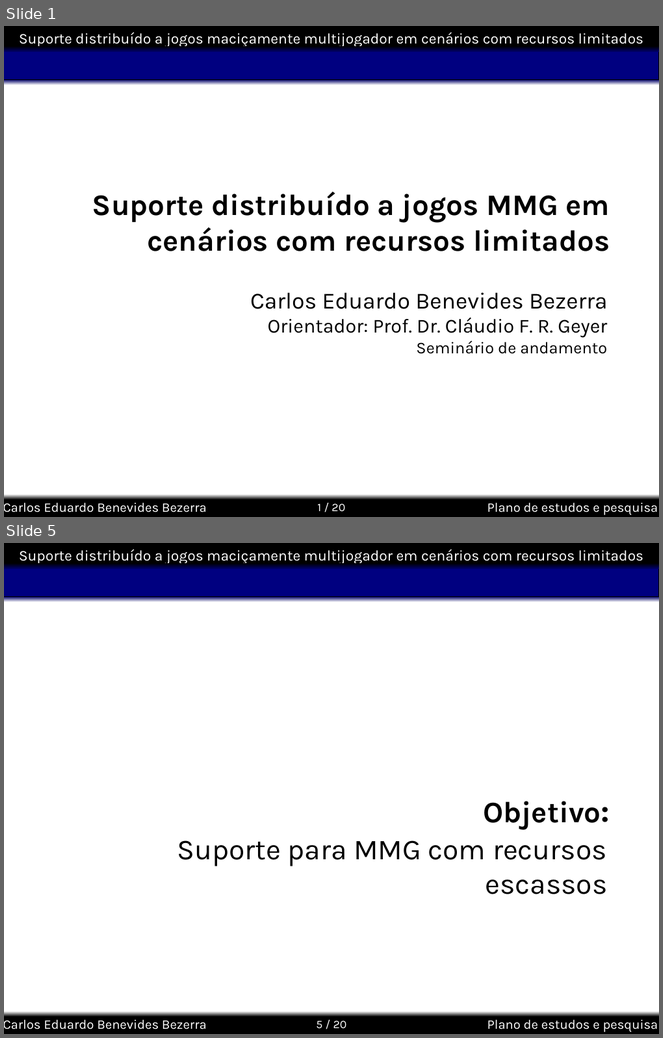
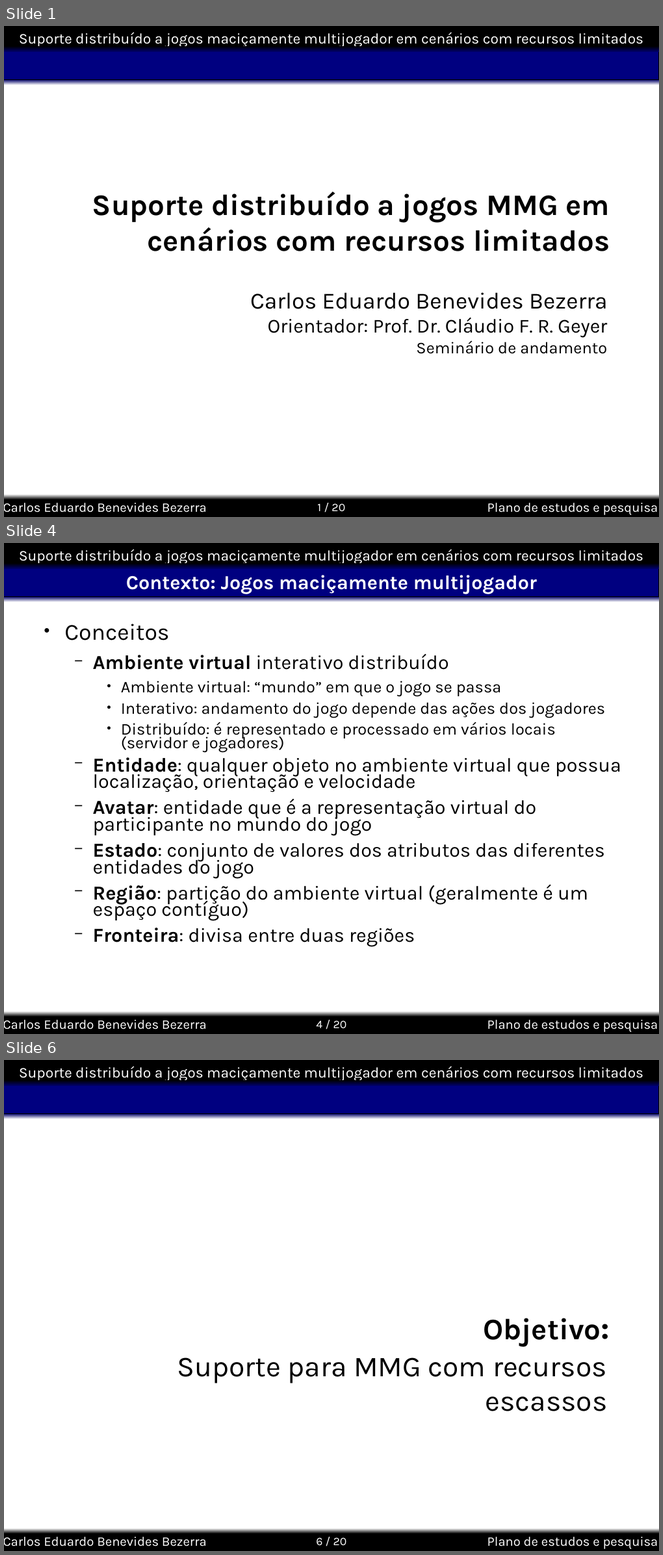
Before and after one commit to kdubezerra/kdubezerra, a slide deck: textos/semac/Semac_Defesa.ppt. Shown one above the other, each under a label of ours: slides 1 and 5 before the commit, slides 1, 4 and 6 after it; the slides between them are not shown. The pictures are 663x1038 and 663x1555 pixels, drawn with LibreOffice and Linux fonts; fonts in the diff are those of the drawing; background and template pictures are left out. Boxes give left, top, right and bottom in pixels: in the first picture for what was removed or moved away, otherwise in the second. Text is boxed around its words. In the diff, an @@ line names an element or a change of style, - is before the commit and + after.

```diff
--- a/textos/semac/Semac_Defesa.ppt
+++ b/textos/semac/Semac_Defesa.ppt
@@ slide 4 added at (4,543,659,1034), background #FFFFFF; not listed: 8 template elements that a slide beside it also shows @@
@@ title added at (126,575,537,594), 24 pt, text #FFFFFF, bold @@
+Contexto: Jogos maciçamente multijogador
@@ text added at (64,624,622,947), 24 pt, text #000000 @@
+● Conceitos
+  − Ambiente virtual interativo distribuído
+    ● Ambiente virtual: “mundo” em que o jogo se passa
+    ● Interativo: andamento do jogo depende das ações dos jogadores
+    ● Distribuído: é representado e processado em vários locais (servidor e jogadores)
+  − Entidade: qualquer objeto no ambiente virtual que possua localização, orientação e velocidade
+  − Avatar: entidade que é a representação virtual do participante no mundo do jogo
+  − Estado: conjunto de valores dos atributos das diferentes entidades do jogo
+  − Região: partição do ambiente virtual (geralmente é um espaço contíguo)
+  − Fronteira: divisa entre duas regiões
@@ what was slide 5 is now slide 6 @@
@@ page number at (316,1538,347,1546): text changed @@
-5 / 20
+6 / 20
```
Also in this commit, not shown: 9 slides changed, 2 other slides added, 1 slide removed.
